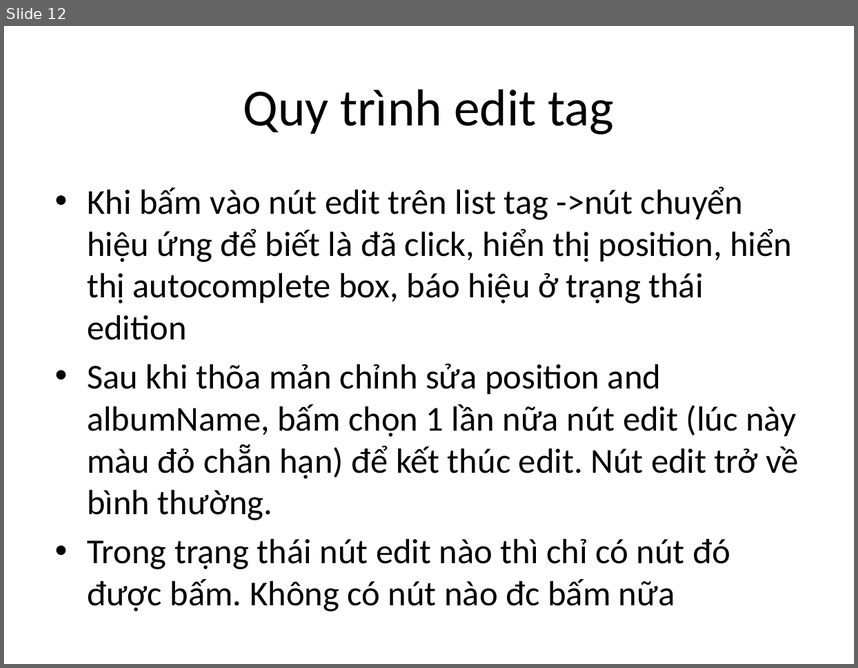
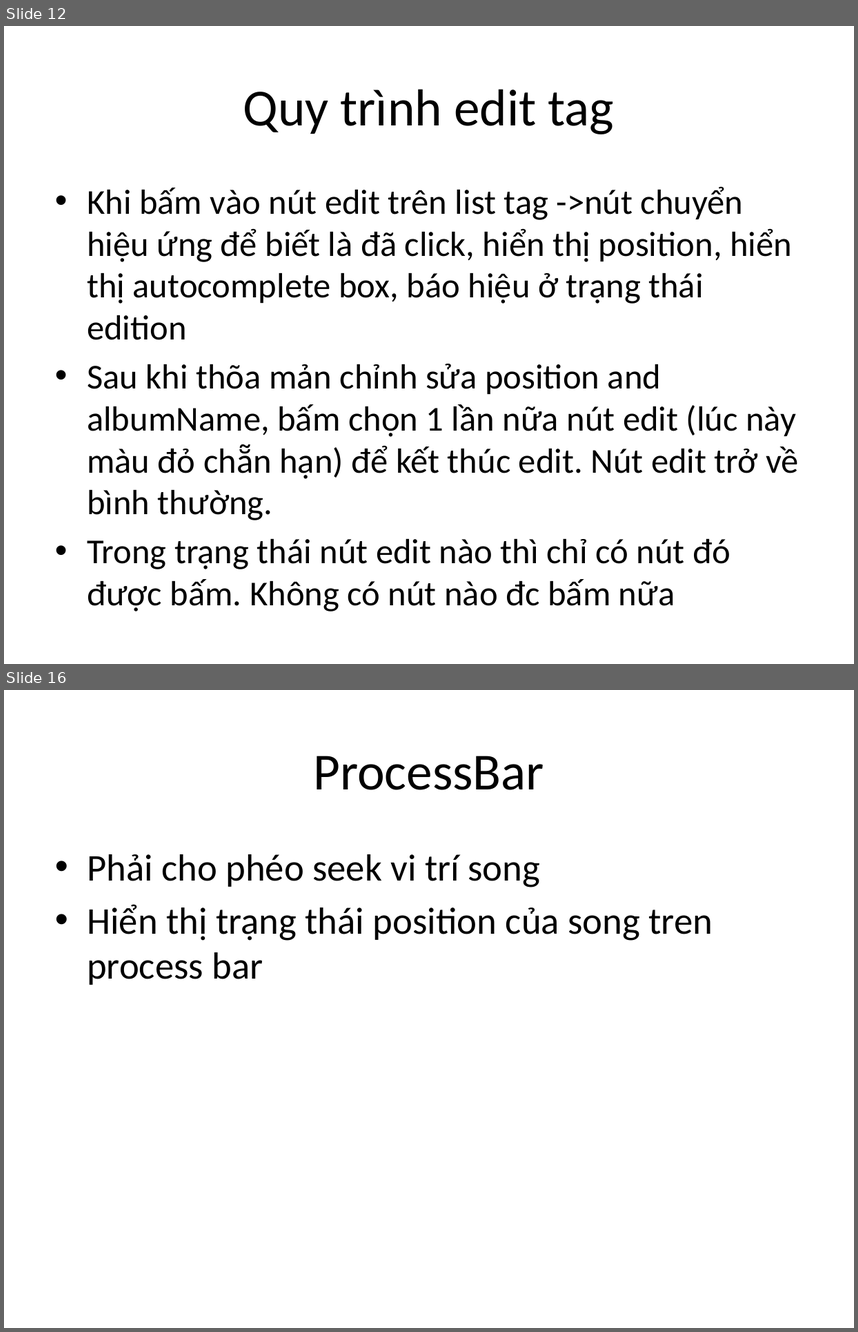
Before and after one commit to google-code-export/dau-gia-truc-tuyen-dhnl2, a slide deck: source/musicpage/Documents/Music page.pptx. Shown one above the other, each under a label of ours: slide 12 before the commit, slides 12 and 16 after it; the slides between them are not shown. The pictures are 858x668 and 858x1332 pixels, drawn with LibreOffice and Linux fonts; fonts in the diff are those of the drawing. Boxes give left, top, right and bottom in pixels: in the first picture for what was removed or moved away, otherwise in the second. Text is boxed around its words. In the diff, an @@ line names an element or a change of style, - is before the commit and + after.

```diff
--- a/source/musicpage/Documents/Music page.pptx
+++ b/source/musicpage/Documents/Music page.pptx
@@ slide 16 added at bbox=[4, 690, 854, 1328], background #FFFFFF @@
@@ title added at bbox=[313, 756, 544, 790], 44 pt, text #000000 @@
+ProcessBar
@@ text added at bbox=[87, 854, 713, 985], 32 pt, text #000000 @@
+• Phải cho phéo seek vi trí song
+• Hiển thị trạng thái position của song tren process bar
```
Also in this commit, not shown: 1 slide changed, 4 other slides added.
